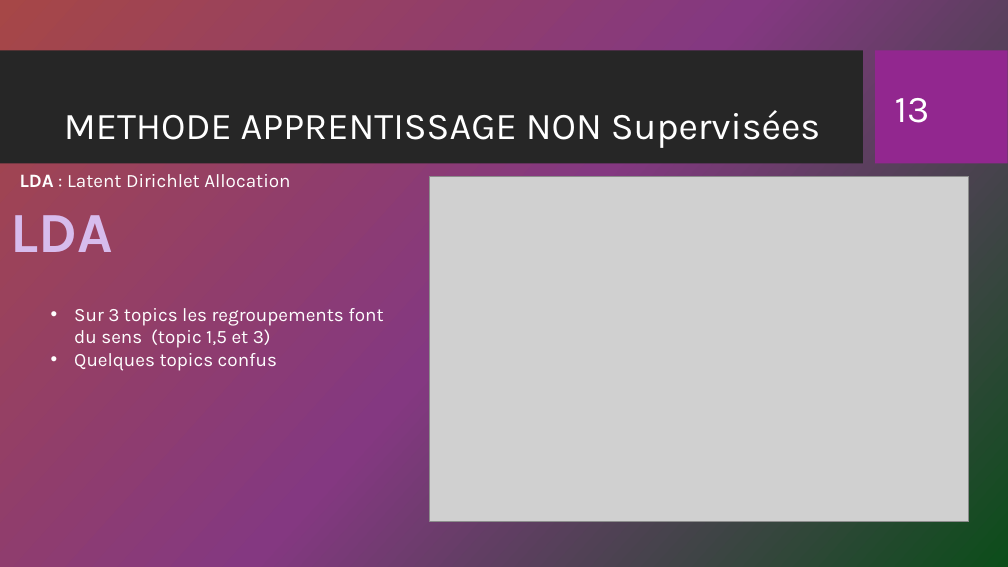
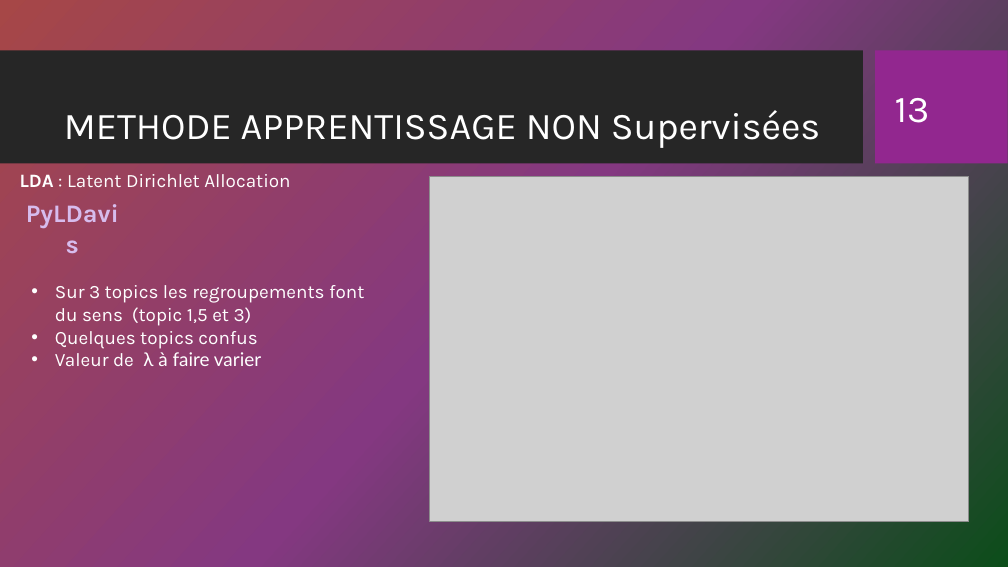
Before and after one commit to bachir151/Cat-gorisez-automatiquement-des-questions, a slide deck: slide 13 of Diedhiou_Ahmed_4_Presentation_072023.pptx. Drawn at 1008x567 pixels with LibreOffice and Linux fonts; fonts in the diff are those of the drawing; grey boxes stand for pictures; background and template pictures are left out. Boxes give left, top, right and bottom in pixels: in the first picture for what was removed or moved away, otherwise in the second. Text is boxed around its words. In the diff, an @@ line names an element or a change of style, - is before the commit and + after.

```diff
--- a/Diedhiou_Ahmed_4_Presentation_072023.pptx
+++ b/Diedhiou_Ahmed_4_Presentation_072023.pptx
@@ text at [10, 215, 112, 252]: text changed; size 54 to 24 pt @@
-LDA
+PyLDavis
@@ text "Sur 3 topics les regroupements ...": place and size @@
-text "Sur 3 topics les regroupements ..." at [74, 308, 383, 371]
+text "Sur 3 topics les regroupements ..." at [55, 285, 364, 366]
@@ text at [55, 352, 261, 366]: paragraph added @@
+  • Valeur de λ à faire varier
```
Also in this commit, not shown: 6 other slides changed.
